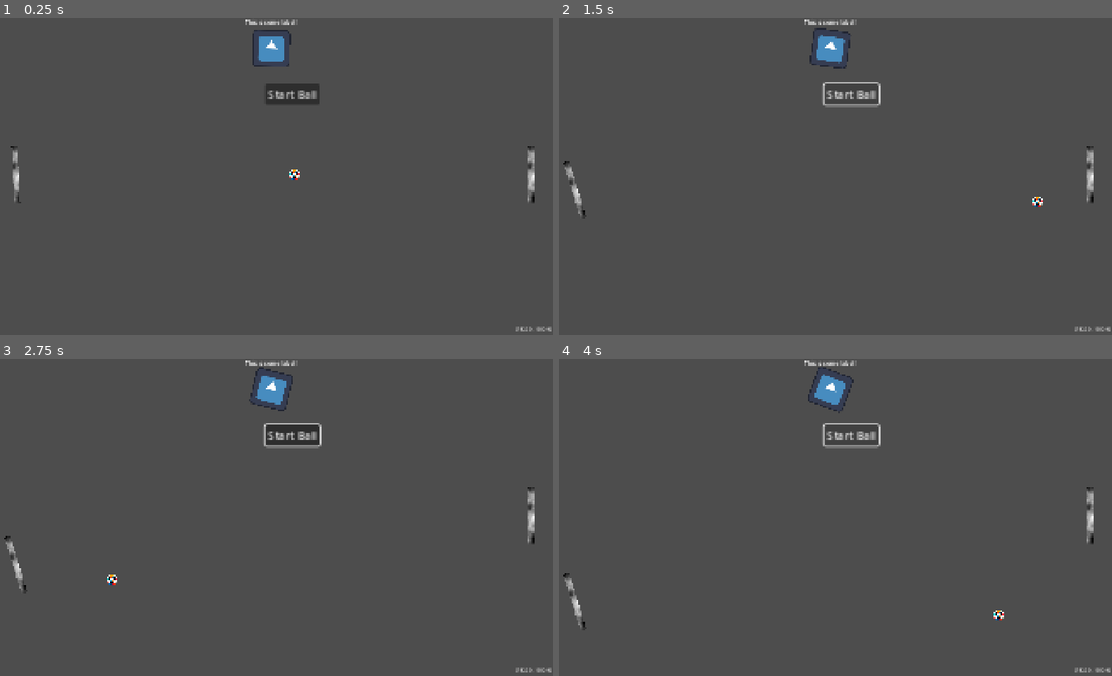
Above: before the commit, frames 1-4 (two rows, left to right).
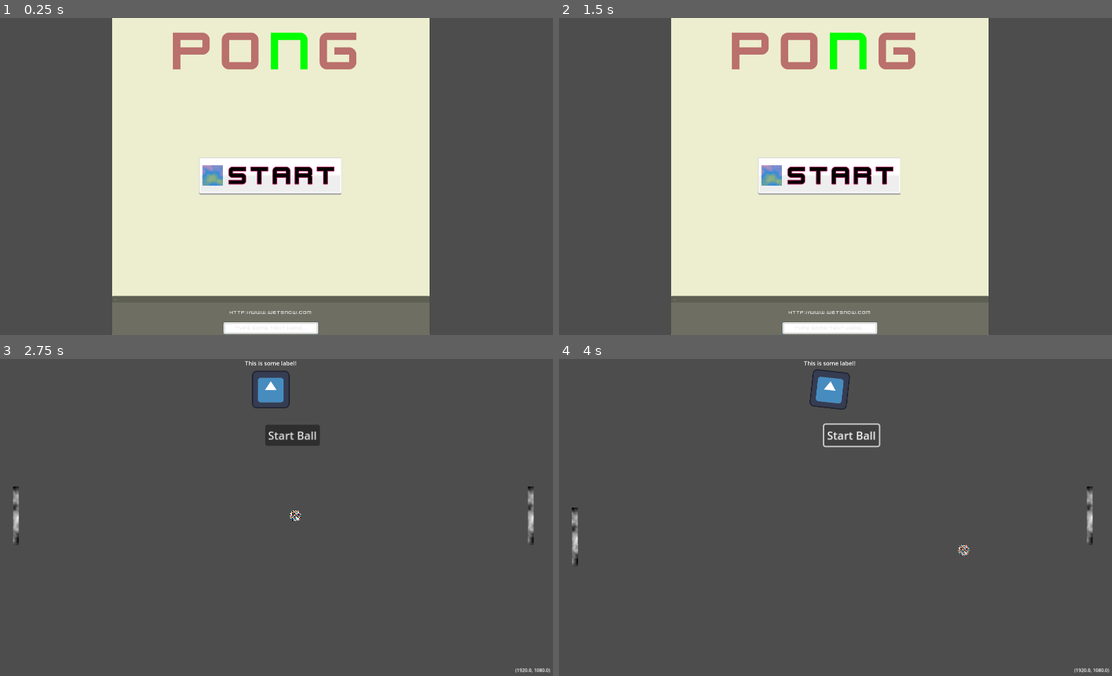
Above: after the commit, the same moments.

Repository: DanTulovsky/godot-game0
Game: Godot game, scene res://title.tscn
Same seed, same stepped clock (60 frames per second), same inputs: the game is played once before the commit and once after it. Before the commit the project starts from res://root.tscn. The engine's default icon, where the game draws it, is replaced by a stand-in: a white triangle on a blue panel in a dark square.
Inputs (mouse positions are in pixels of both pictures, inside the frame that each line leads up to):
- Up to frame 1 (0.25 s): no input
- Up to frame 2 (1.5 s): click (852, 94) at 0.5 s, where only the run before the commit has a clickable "Start Ball"; click (852, 94) at 1.25 s, where only the run before the commit has a clickable "Start Ball"
- Up to frame 3 (2.75 s): click (270, 517) at 2 s, where only the run after the commit has a clickable "Start"
- Up to frame 4 (4 s): click "Start Ball" at 2.75 s; click "Start Ball" at 3.5 s

The runs differ from the first frame. In frame 1, 57% of the frame differs, in the area x 1-100%, y 0-100%; in frame 2, 57%, in the area x 0-100%, y 0-100%; in frame 3, 1.2%; in frame 4, 1.2%.

Commit message:
Refactor scene management in global.gd to implement deferred scene loading, enhancing stability during transitions. Update project.godot to change main scene reference and adjust window settings. Modify title.tscn to improve UI structure and connections for scene loading.

Diff:
--- a/global.gd
+++ b/global.gd
@@ -1,5 +1,6 @@
 extends Node
 
+const ROOT_SCENE: String = "res://root.tscn"
 var current_scene: Node = null
 
 # Called when the node enters the scene tree for the first time.
@@ -8,6 +9,30 @@
 	print("current_scene: ", current_scene)
 
 
-# Called every frame. 'delta' is the elapsed time since the previous frame.
-func _process(delta: float) -> void:
-	pass
+func goto_scene(path):
+	# This function will usually be called from a signal callback,
+	# or some other function in the current scene.
+	# Deleting the current scene at this point is
+	# a bad idea, because it may still be executing code.
+	# This will result in a crash or unexpected behavior.
+	# The solution is to defer the load to a later time, when
+	# we can be sure that no code from the current scene is running:
+	_deferred_goto_scene.call_deferred(path)
+
+
+func _deferred_goto_scene(path):
+	# It is now safe to remove the current scene.
+	current_scene.free()
+
+	# Load the new scene.
+	# var s = ResourceLoader.load(path)
+	var s = ResourceLoader.load_threaded_get(path)
+
+	# Instance the new scene.
+	current_scene = s.instantiate()
+
+	# Add it to the active scene, as child of root.
+	get_tree().root.add_child(current_scene)
+
+	# Optionally, to make it compatible with the SceneTree.change_scene_to_file() API.
+	get_tree().current_scene = current_scene
--- a/project.godot
+++ b/project.godot
@@ -11,7 +11,7 @@
 [application]
 
 config/name="game0"
-run/main_scene="uid://b66msut7c8v70"
+run/main_scene="uid://ch36guisgumx6"
 config/features=PackedStringArray("4.5", "Forward Plus")
 config/icon="res://assets/images/icon.svg"
 
@@ -25,6 +25,8 @@
 window/size/viewport_width=1920
 window/size/viewport_height=1080
 window/stretch/mode="canvas_items"
+window/stretch/aspect="expand"
+window/stretch/scale_mode="integer"
 
 [rendering]
 
--- a/root.tscn
+++ b/root.tscn
@@ -51,6 +51,10 @@
 lifetime = 10.0
 process_material = SubResource("ParticleProcessMaterial_vyht1")
 
+[node name="Camera2D" type="Camera2D" parent="."]
+anchor_mode = 0
+drag_horizontal_enabled = true
+
 [connection signal="pressed" from="HUDLayer/StartButton" to="Ball" method="_on_start_button_pressed"]
 
 [editable path="HUDLayer"]
--- /dev/null
+++ b/title.gd
@@ -0,0 +1,47 @@
+extends Control
+
+## This is emitted when the scene is finished loading.
+## Use `ResourceLoader.load_threaded_get(path)` to get the scene.
+signal scene_loaded(path: String)
+
+@onready var progress_bar = %ProgressBar
+
+## Actual progress value; we move towards towards this
+var progress_value := 0.0
+
+# Called when the node enters the scene tree for the first time.
+func _ready() -> void:
+	progress_bar.hide()
+
+func _on_button_pressed() -> void:
+	progress_bar.show()
+	ResourceLoader.load_threaded_request(Global.ROOT_SCENE)
+
+func _process(delta: float):
+	var path: String = Global.ROOT_SCENE
+
+	if not path:
+		return
+
+	var progress = []
+	var status = ResourceLoader.load_threaded_get_status(path, progress)
+
+	if status == ResourceLoader.ThreadLoadStatus.THREAD_LOAD_IN_PROGRESS:
+		progress_value = progress[0] * 100
+		progress_bar.value = move_toward(progress_bar.value, progress_value, delta * 20)
+
+	if status == ResourceLoader.ThreadLoadStatus.THREAD_LOAD_LOADED:
+		# zip the progress bar to 100% so we don't get weird visuals
+		progress_bar.value = move_toward(progress_bar.value, 100.0, delta * 150)
+
+		# "done" loading :)
+		if progress_bar.value >= 99:
+			scene_loaded.emit(path)
+
+func _input(event: InputEvent) -> void:
+	if event.is_action_pressed("ui_cancel"):
+		get_tree().root.propagate_notification(NOTIFICATION_WM_CLOSE_REQUEST)
+		get_tree().quit(0)
+
+func _on_scene_loaded(path: String) -> void:
+	Global.goto_scene(path)
--- a/title.tscn
+++ b/title.tscn
@@ -1,6 +1,7 @@
-[gd_scene load_steps=6 format=3 uid="uid://ch36guisgumx6"]
+[gd_scene load_steps=7 format=3 uid="uid://ch36guisgumx6"]
 
 [ext_resource type="Theme" uid="uid://6shp5ck1tnja" path="res://assets/themes/FlatUI4/kenneyUI.tres" id="1_y7k74"]
+[ext_resource type="Script" uid="uid://bsyklq2q1cgjg" path="res://title.gd" id="2_oyqm6"]
 
 [sub_resource type="LabelSettings" id="LabelSettings_y7k74"]
 font_size = 48
@@ -30,6 +31,7 @@
 grow_horizontal = 2
 grow_vertical = 2
 theme = ExtResource("1_y7k74")
+script = ExtResource("2_oyqm6")
 
 [node name="AspectRatioContainer" type="AspectRatioContainer" parent="."]
 layout_mode = 1
@@ -60,7 +62,12 @@
 text = "PO[color=green]N[/color]G"
 horizontal_alignment = 1
 
-[node name="Button" type="Button" parent="AspectRatioContainer"]
+[node name="VBoxContainer" type="VBoxContainer" parent="AspectRatioContainer"]
+layout_mode = 2
+size_flags_horizontal = 4
+size_flags_vertical = 4
+
+[node name="Button" type="Button" parent="AspectRatioContainer/VBoxContainer"]
 custom_minimum_size = Vector2(400, 0)
 layout_mode = 2
 size_flags_horizontal = 4
@@ -73,6 +80,11 @@
 text = "Start"
 icon = SubResource("NoiseTexture2D_kpexm")
 metadata/_edit_use_anchors_ = true
+
+[node name="ProgressBar" type="ProgressBar" parent="AspectRatioContainer/VBoxContainer"]
+unique_name_in_owner = true
+layout_mode = 2
+size_flags_vertical = 4
 
 [node name="FoldableContainer" type="FoldableContainer" parent="AspectRatioContainer"]
 layout_mode = 2
@@ -106,3 +118,6 @@
 layout_mode = 2
 placeholder_text = "Type some text here..."
 alignment = 1
+
+[connection signal="scene_loaded" from="." to="." method="_on_scene_loaded"]
+[connection signal="pressed" from="AspectRatioContainer/VBoxContainer/Button" to="." method="_on_button_pressed"]
Not shown, added: title.gd.uid
